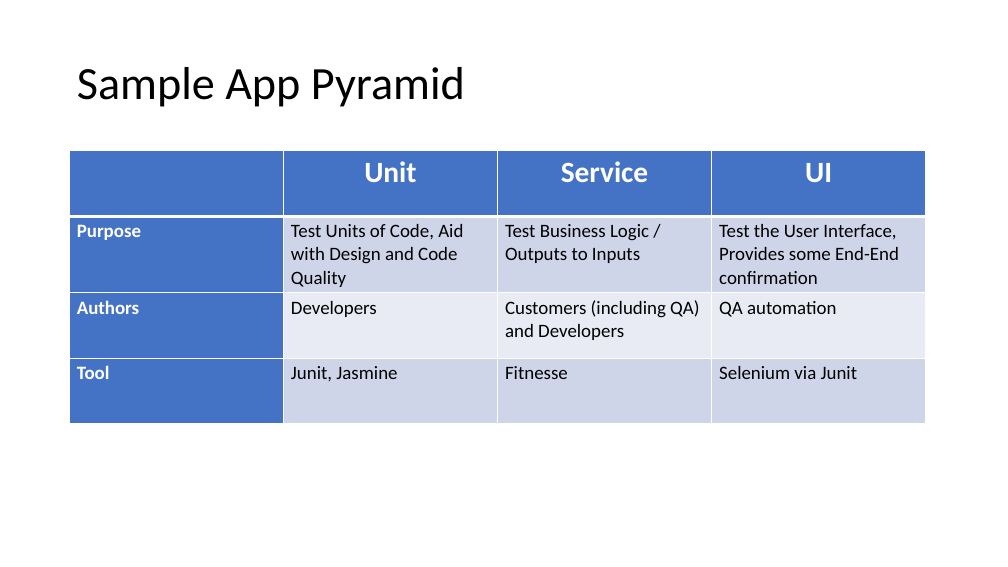
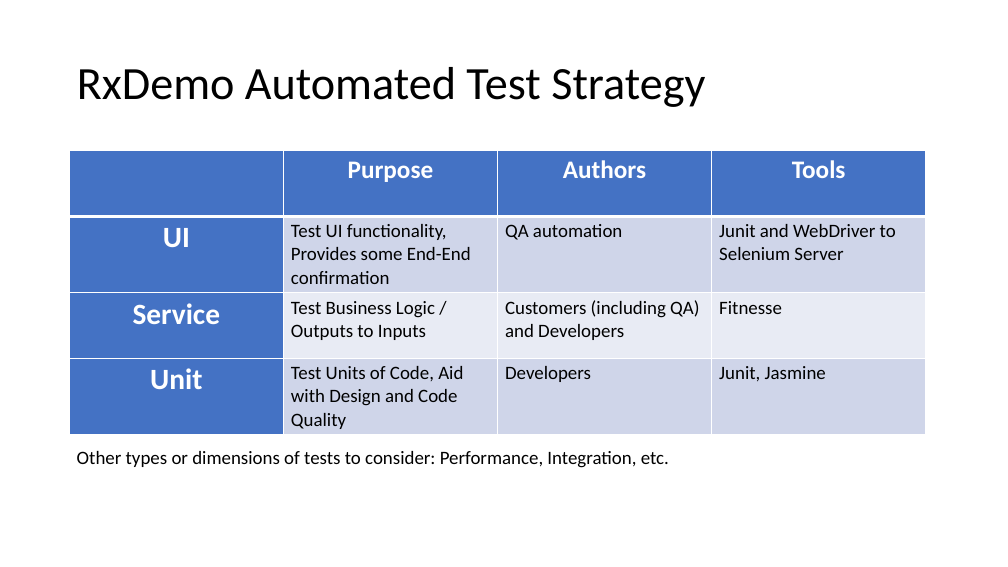
Before and after one commit to weaverj/testpyramidexample, a slide deck: slide 6 of Test Pyramid Presentation.pptx. Drawn at 1008x567 pixels with LibreOffice and Linux fonts; fonts in the diff are those of the drawing; background and template pictures are left out. Boxes give left, top, right and bottom in pixels: in the first picture for what was removed or moved away, otherwise in the second. Text is boxed around its words. In the diff, an @@ line names an element or a change of style, - is before the commit and + after.

Commit message:
Adding tests for invalid component, slide updates

```diff
--- a/Test Pyramid Presentation.pptx
+++ b/Test Pyramid Presentation.pptx
@@ title at box(77, 67, 705, 107): text changed @@
-Sample App Pyramid
+RxDemo Automated Test Strategy
@@ table at box(70, 151, 926, 433) @@
-row 1:  | Unit | Service | UI
+row 1:  | Purpose | Authors | Tools
-row 2: Purpose | Test Units of Code, Aid with Design and Code Quality | Test Business Logic / Outputs to Inputs | Test the User Interface, Provides some End-End confirmation
+row 2: UI | Test UI functionality, Provides some End-End confirmation | QA automation | Junit and WebDriver to Selenium Server
-row 3: Authors | Developers | Customers (including QA) and Developers | QA automation
+row 3: Service | Test Business Logic / Outputs to Inputs | Customers (including QA) and Developers | Fitnesse
-row 4: Tool | Junit, Jasmine | Fitnesse | Selenium via Junit
+row 4: Unit | Test Units of Code, Aid with Design and Code Quality | Developers | Junit, Jasmine
@@ text added at box(77, 451, 669, 468), 18 pt, text #000000 @@
+Other types or dimensions of tests to consider: Performance, Integration, etc.
```
Also in this commit, not shown: 2 other slides changed, 6 other files.
